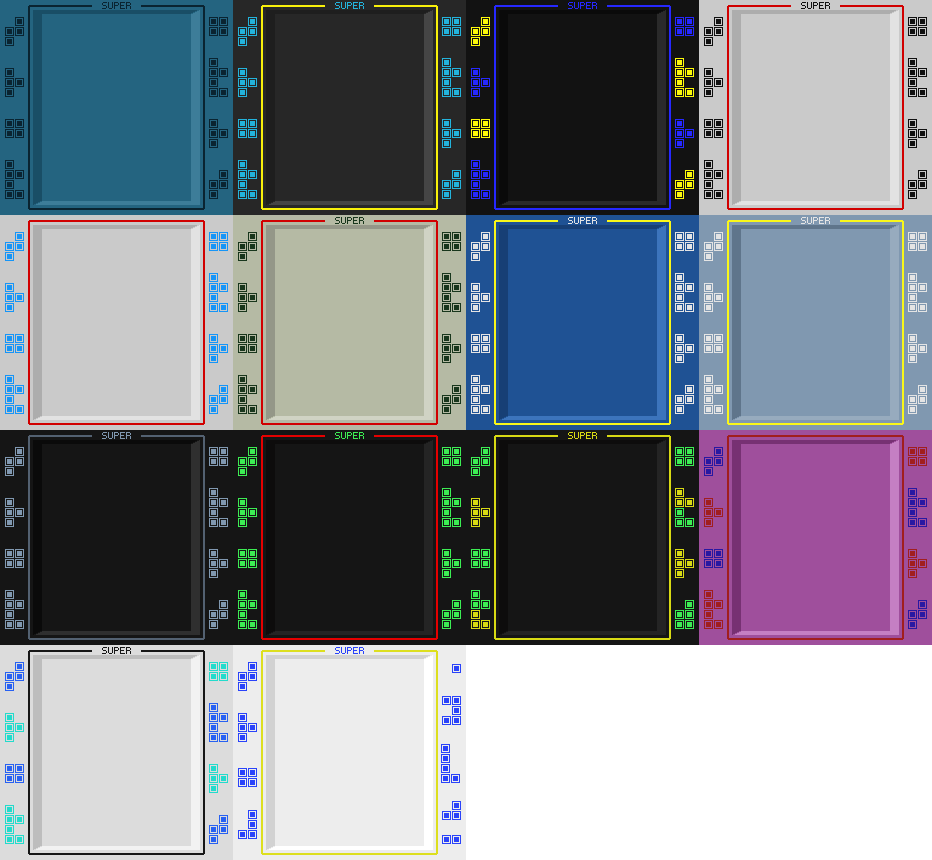
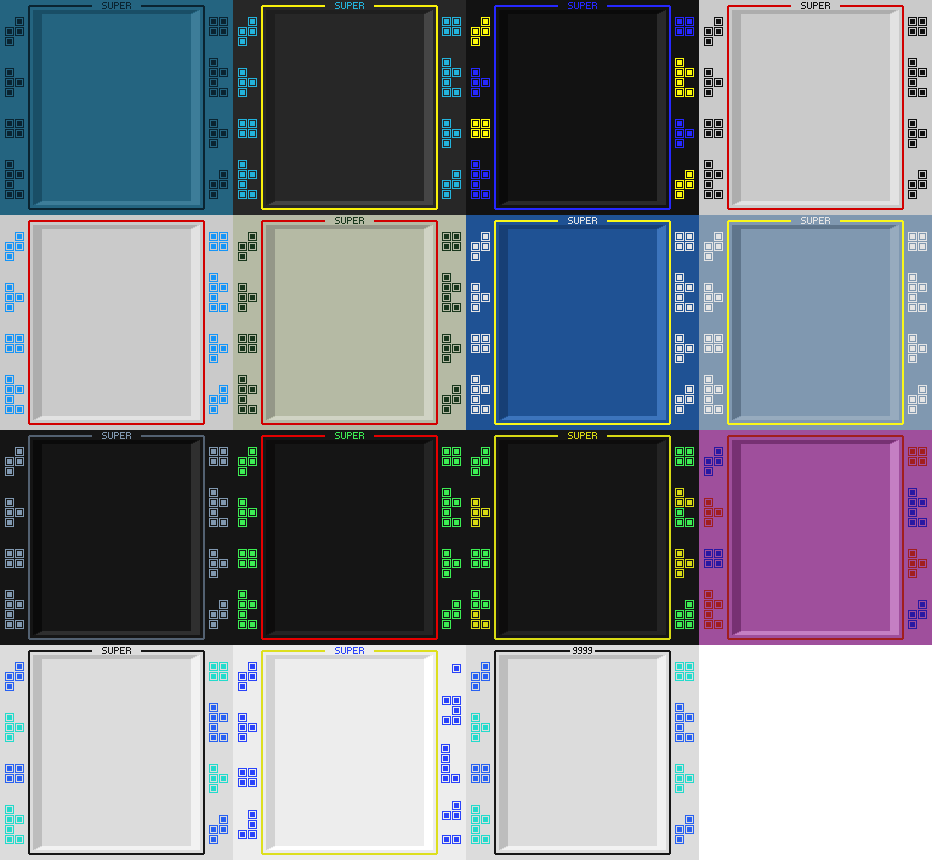
Layers edited between the first and the second 932 × 860 image:
added group "Group 1" with 2 layers above "Layer 1" over [466, 645, 699, 860]
added layer "Layer 3" in group "Group 1" over [557, 647, 609, 654]
added layer "Layer 1 copy" in group "Group 1" over [466, 645, 699, 860]
